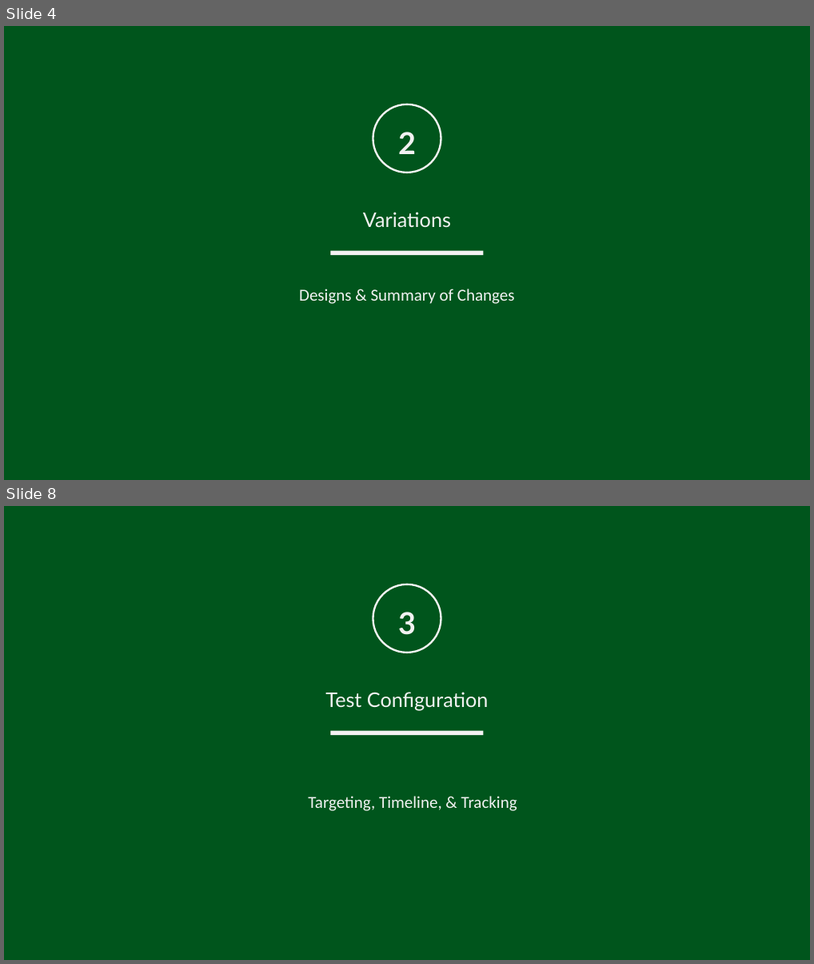
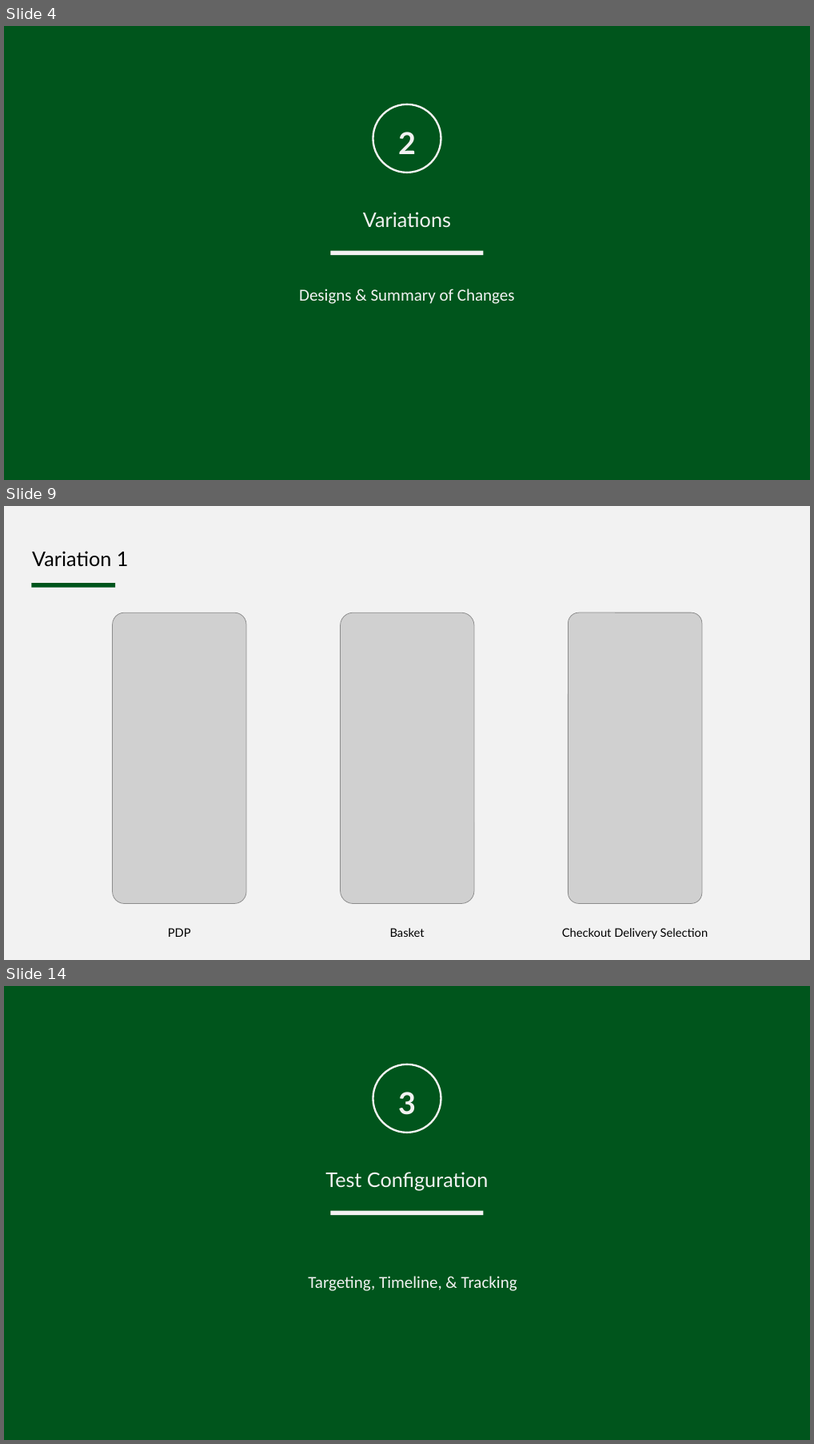
Before and after one commit to BenC0/PAH159, a slide deck: PAH159 - Polestar PDP Add to Bag Module - Mobile - Test Plan.pptx. Shown one above the other, each under a label of ours: slides 4 and 8 before the commit, slides 4, 9 and 14 after it; the slides between them are not shown. The pictures are 814x964 and 814x1444 pixels, drawn with LibreOffice and Linux fonts; fonts in the diff are those of the drawing; grey boxes stand for pictures; background and template pictures are left out. Boxes give left, top, right and bottom in pixels: in the first picture for what was removed or moved away, otherwise in the second. Text is boxed around its words. In the diff, an @@ line names an element or a change of style, - is before the commit and + after.

```diff
--- a/PAH159 - Polestar PDP Add to Bag Module - Mobile - Test Plan.pptx
+++ b/PAH159 - Polestar PDP Add to Bag Module - Mobile - Test Plan.pptx
@@ slide 9 added at (4,506,810,960), background #F2F2F2 @@
@@ title added at (32,551,129,567), 24 pt, text #000000 @@
+Variation 1
@@ rectangle added at (31,583,115,587), fill #00551C @@
@@ picture added at (112,612,246,904) @@
@@ picture added at (340,612,474,904) @@
@@ picture added at (569,612,702,904) @@
@@ text added at (168,928,191,936), 14 pt, text #000000 @@
+PDP
@@ text added at (390,928,425,936), 14 pt, text #000000 @@
+Basket
@@ text added at (562,928,709,939), 14 pt, text #000000 @@
+Checkout Delivery Selection
@@ what was slide 8 is now slide 14 @@
```
Also in this commit, not shown: 5 slides changed, 5 other slides added, 24 other files.
